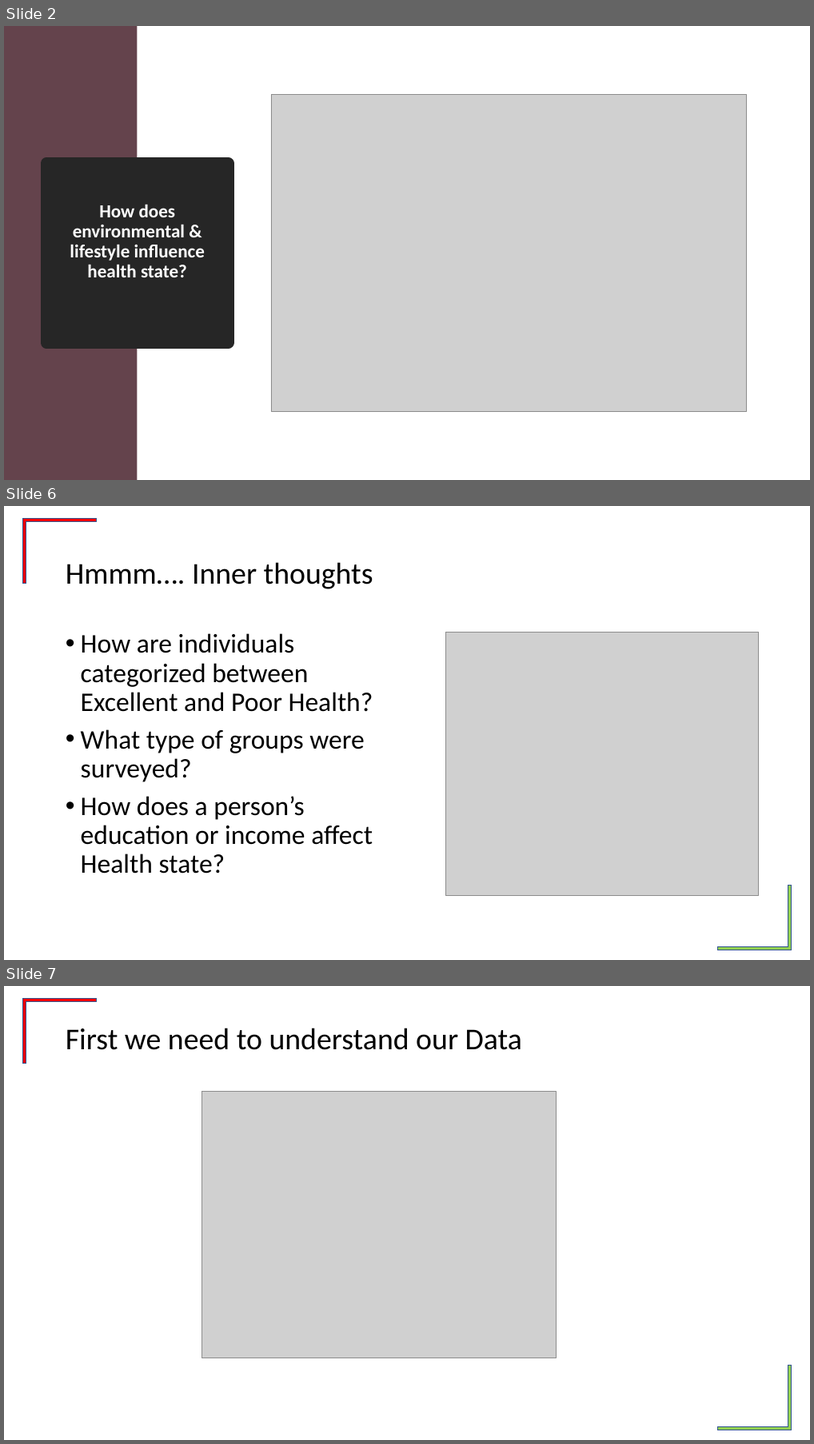
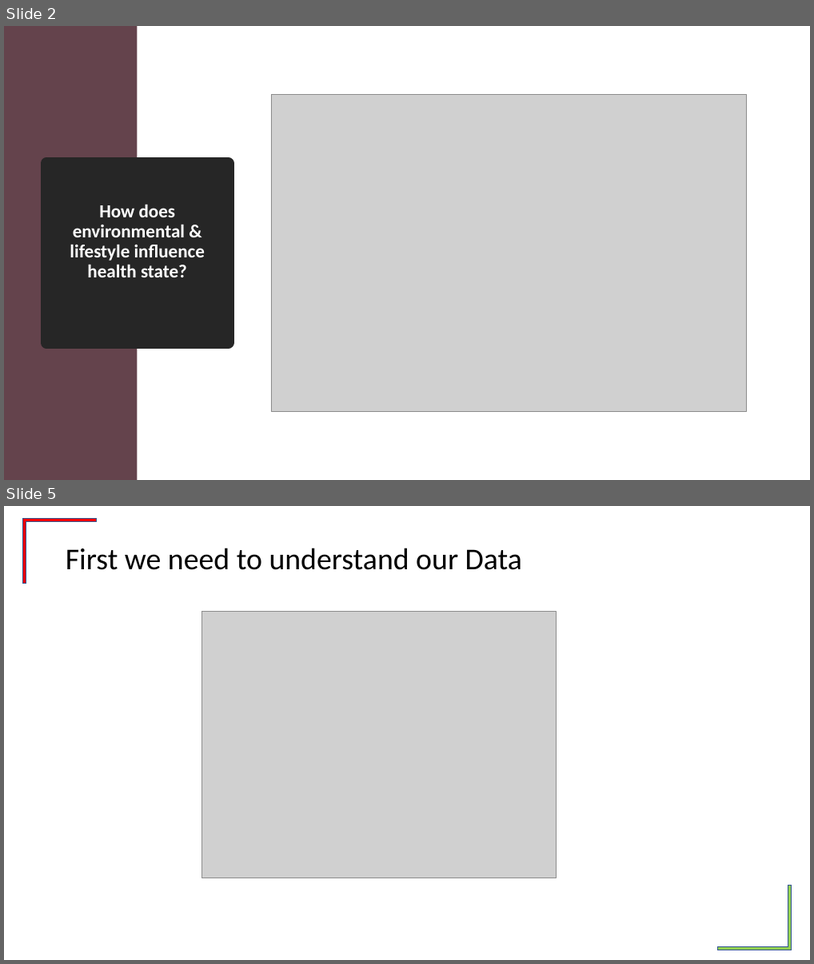
Before and after one commit to tonianderson7329/What-the-Variable, a slide deck: Toni_Powerpoint.pptx. Shown one above the other, each under a label of ours: slides 2, 6 and 7 before the commit, slides 2 and 5 after it; the slides between them are not shown. The pictures are 814x1444 and 814x964 pixels, drawn with LibreOffice and Linux fonts; fonts in the diff are those of the drawing; grey boxes stand for pictures; background and template pictures are left out. Boxes give left, top, right and bottom in pixels: in the first picture for what was removed or moved away, otherwise in the second. Text is boxed around its words. In the diff, an @@ line names an element or a change of style, - is before the commit and + after.

```diff
--- a/Toni_Powerpoint.pptx
+++ b/Toni_Powerpoint.pptx
@@ slide 6 removed at box(4, 506, 810, 960), background #FFFFFF; not listed: 2 template elements that a slide beside it also shows @@
@@ title removed at box(66, 562, 374, 589) @@
-Hmmm…. Inner thoughts
@@ text removed at box(81, 633, 374, 873) @@
-• How are individuals categorized between Excellent and Poor Health?
-• What type of groups were surveyed?
-• How does a person’s education or income affect Health state?
@@ picture removed at box(446, 632, 759, 896) @@
@@ what was slide 7 is now slide 5 @@
```
Also in this commit, not shown: 7 slides changed, 16 slides added, 1 other slide removed.
